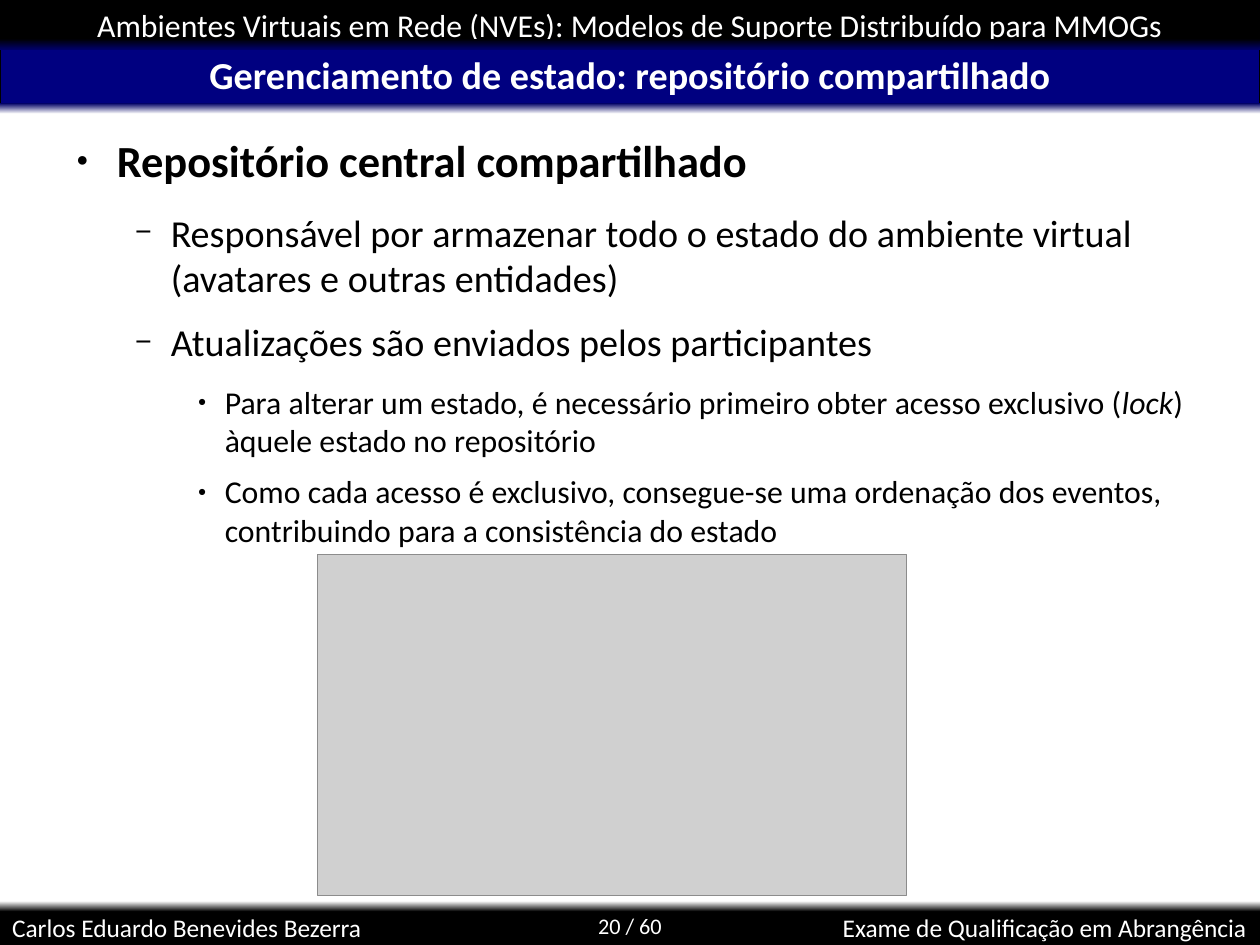
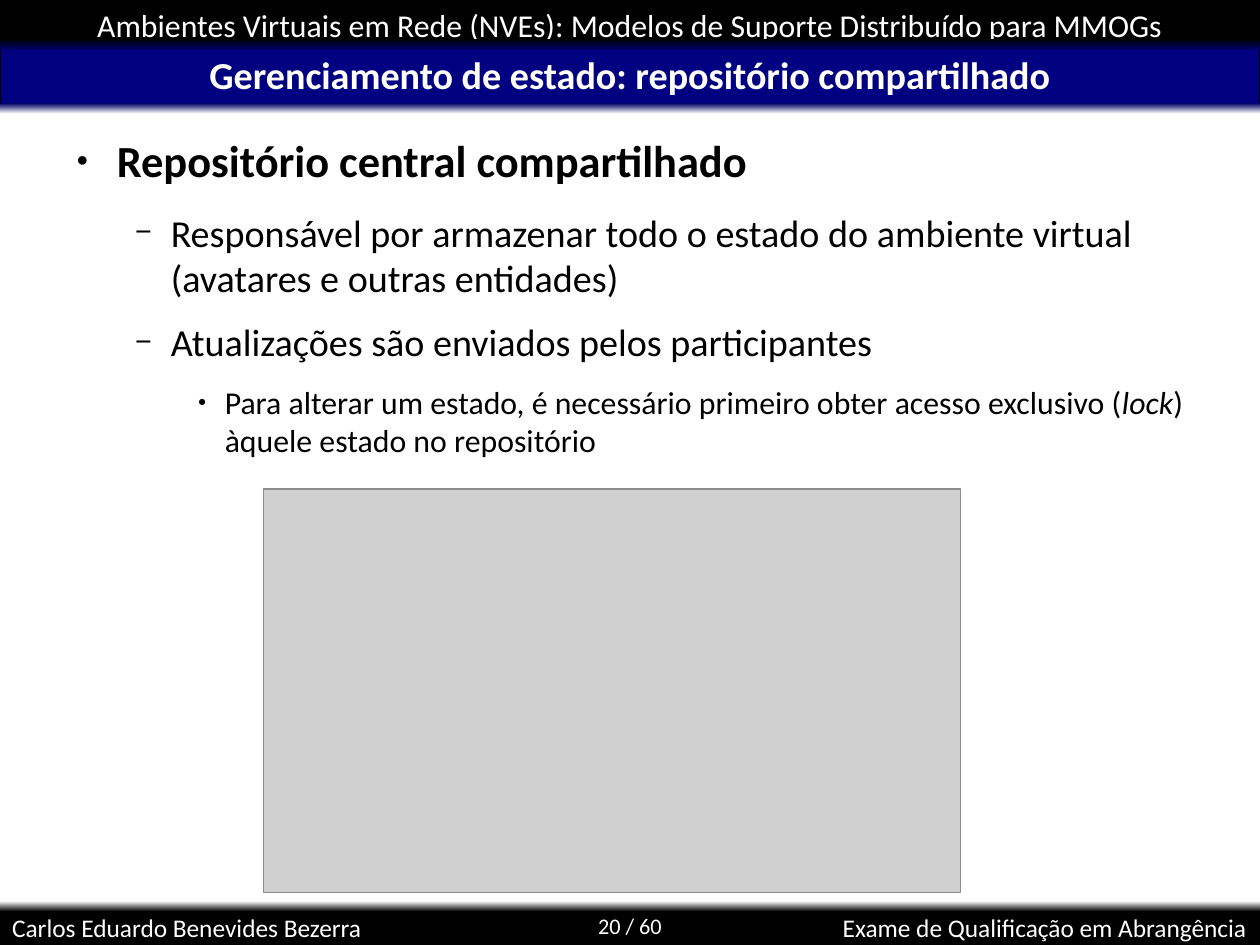
Before and after one commit to kdubezerra/kdubezerra, a slide deck: slide 20 of disciplinas/cmp600/app_turbo.ppt. Drawn at 1260x945 pixels with LibreOffice and Linux fonts; fonts in the diff are those of the drawing; grey boxes stand for pictures; background and template pictures are left out. Boxes give left, top, right and bottom in pixels: in the first picture for what was removed or moved away, otherwise in the second. Text is boxed around its words. In the diff, an @@ line names an element or a change of style, - is before the commit and + after.

```diff
--- a/disciplinas/cmp600/app_turbo.ppt
+++ b/disciplinas/cmp600/app_turbo.ppt
@@ text at <box>225,481,1161,547</box>: paragraph removed @@
-    ● Como cada acesso é exclusivo, consegue-se uma ordenação dos eventos, contribuindo para a consistência do estado
@@ picture: place and size @@
-picture at <box>318,555,908,895</box>
+picture at <box>264,489,960,893</box>
```
Also in this commit, not shown: 12 other slides changed, 1 slide removed.
